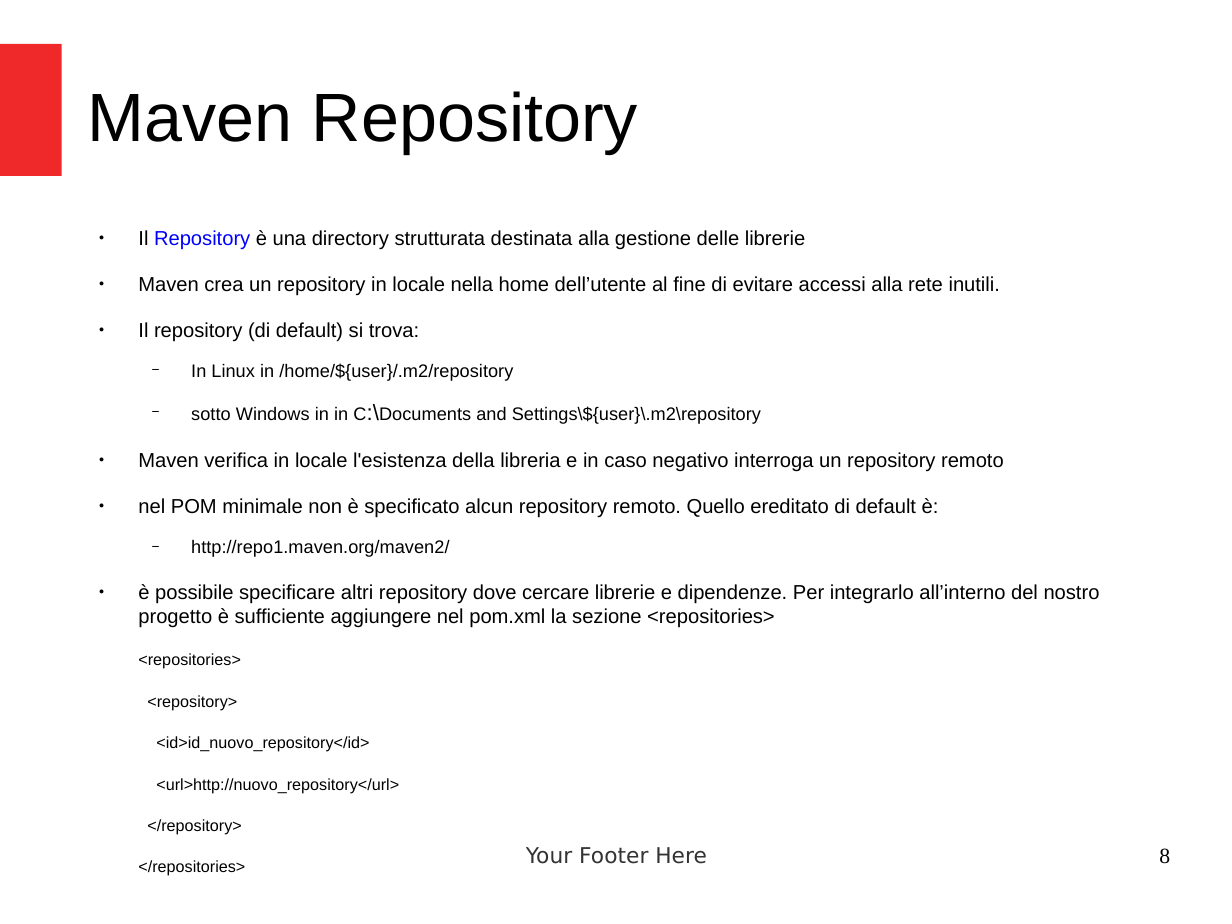
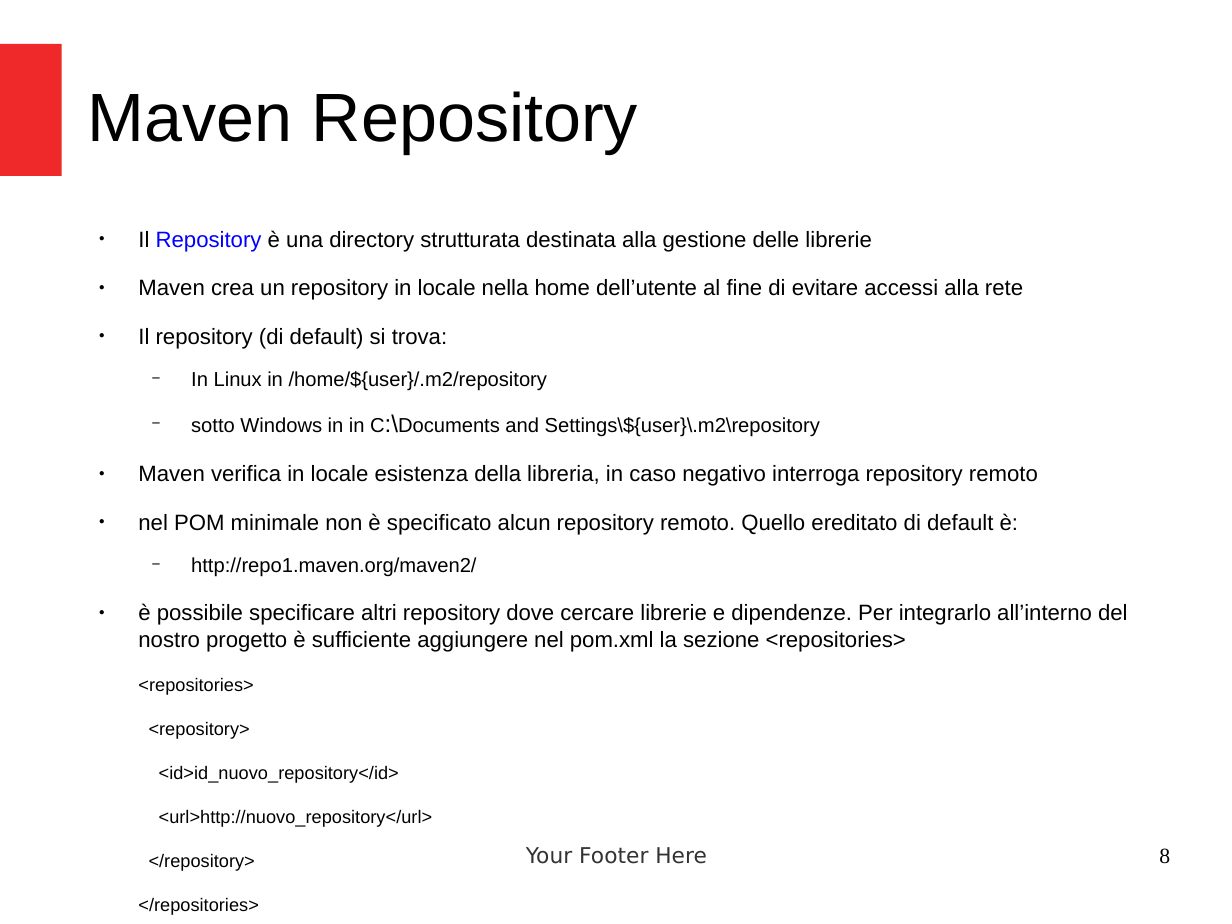
Before and after one commit to criluc/jdbc-tutorial, a slide deck: slide 8 of Introduzione a Maven.odp. Drawn at 1232x924 pixels with LibreOffice and Linux fonts; fonts in the diff are those of the drawing. Boxes give left, top, right and bottom in pixels: in the first picture for what was removed or moved away, otherwise in the second. Text is boxed around its words. In the diff, an @@ line names an element or a change of style, - is before the commit and + after.

```diff
--- a/Introduzione a Maven.odp
+++ b/Introduzione a Maven.odp
@@ text at (x1=138, y1=230, x2=1128, y2=827): size 13 to 14.3 pt in "Il Repository è una directory strutturata destinata ...", "Il repository (di default) si trova:", "nel POM minimale non è specificato alcun ...", "è possibile specificare altri repository dove cercare ..."; size 11.7 to 13 pt in "In Linux in /home/${user}/.m2/repository", "sotto Windows in in C:\Documents and Settings\${user}\.m2\re ...", "http://repo1.maven.org/maven2/"; size 14.3 to 15.6 pt in "C:\Documents"; size 10.4 to 11.7 pt in "<repositories>", "<repository>", "<id>id_nuovo_repository</id>", "<url>http://nuovo_repository</url>" and 2 more places @@
@@ text at (x1=138, y1=279, x2=1023, y2=300): text changed; size 13 to 14.3 pt @@
-● Maven crea un repository in locale nella home dell’utente al fine di evitare accessi alla rete inutili.
+● Maven crea un repository in locale nella home dell’utente al fine di evitare accessi alla rete
@@ text at (x1=138, y1=465, x2=1038, y2=486): text changed; size 13 to 14.3 pt @@
-● Maven verifica in locale l'esistenza della libreria e in caso negativo interroga un repository remoto
+● Maven verifica in locale esistenza della libreria, in caso negativo interroga repository remoto
```
Also in this commit, not shown: 9 other slides changed, 2 other files.
